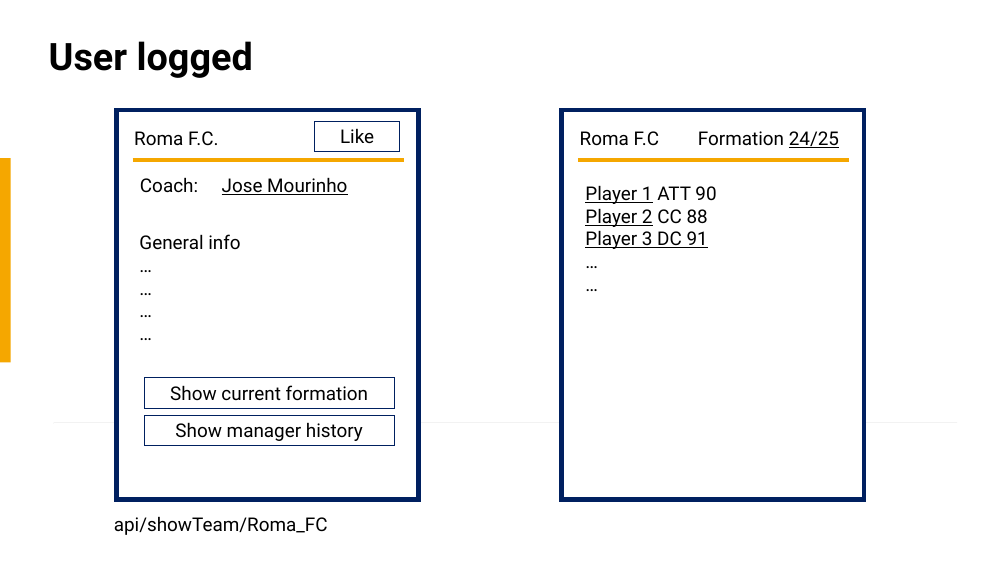
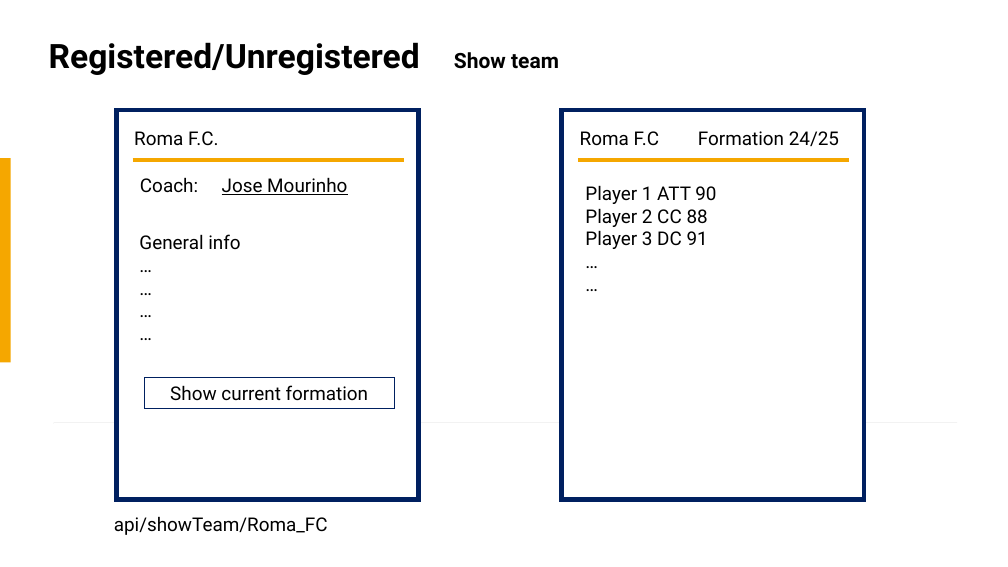
Before and after one commit to EnomisLP/Football, a slide deck: slide 7 of Large scale database mock-ups.pptx (slide 23 before the commit). Drawn at 1008x567 pixels with LibreOffice and Linux fonts; fonts in the diff are those of the drawing. Boxes give left, top, right and bottom in pixels: in the first picture for what was removed or moved away, otherwise in the second. Text is boxed around its words. In the diff, an @@ line names an element or a change of style, - is before the commit and + after.

```diff
--- a/Large scale database mock-ups.pptx
+++ b/Large scale database mock-ups.pptx
@@ title removed at (49, 41, 253, 78) @@
-User logged
@@ text added at (49, 42, 559, 75), 32 pt, text #000000, bold @@
+Registered/Unregistered Show team
@@ rectangle removed at (315, 122, 400, 152) @@
-Like
@@ text "Formation 24/25" at (698, 131, 839, 146): underline off in "24/25" @@
@@ text at (585, 185, 716, 249): underline off in "Player 1", "Player 2", "Player 3 DC 91" @@
@@ rectangle removed at (144, 415, 395, 445) @@
-Show manager history
```
Also in this commit, not shown: 19 other slides changed, 10 slides added, 4 other files.
